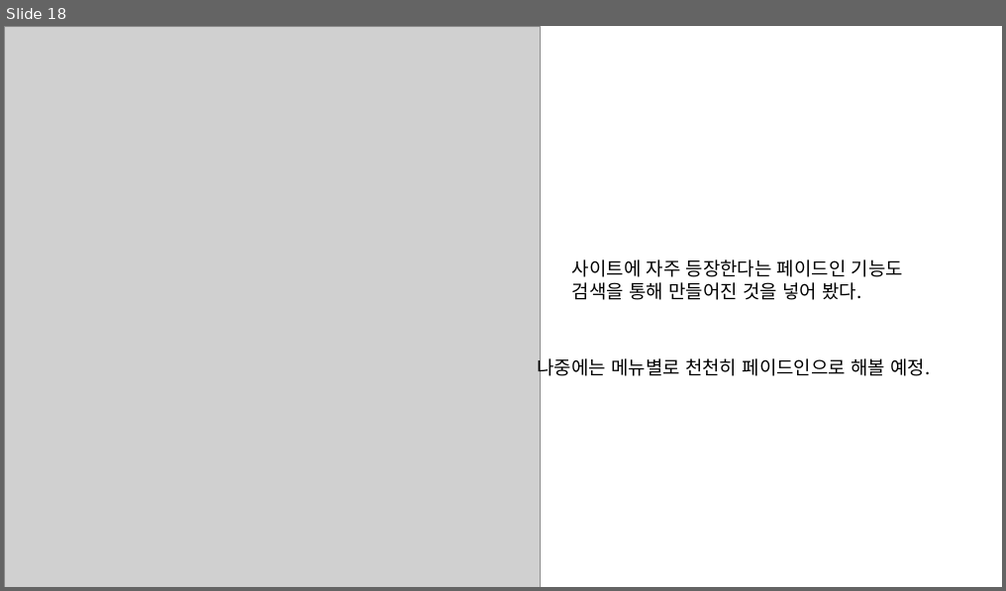
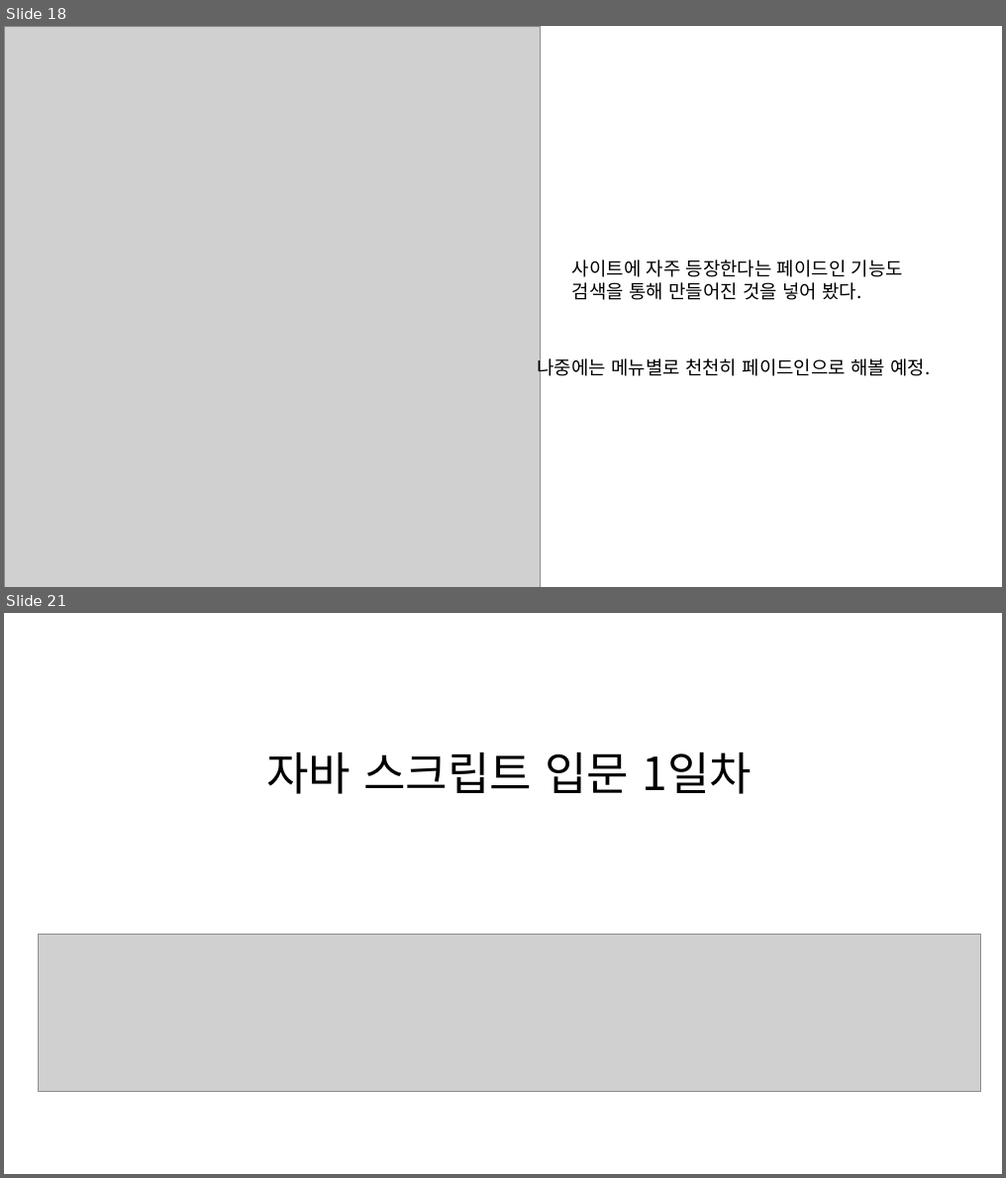
Before and after one commit to ehls1234/Coffee-web, a slide deck: 일지.pptx. Shown one above the other, each under a label of ours: slide 18 before the commit, slides 18 and 21 after it; the slides between them are not shown. The pictures are 1006x591 and 1006x1178 pixels, drawn with LibreOffice and Linux fonts; fonts in the diff are those of the drawing; grey boxes stand for pictures. Boxes give left, top, right and bottom in pixels: in the first picture for what was removed or moved away, otherwise in the second. Text is boxed around its words. In the diff, an @@ line names an element or a change of style, - is before the commit and + after.

```diff
--- a/일지.pptx
+++ b/일지.pptx
@@ slide 21 added at box(4, 613, 1002, 1174), background #FFFFFF @@
@@ title added at box(266, 752, 752, 794), 44 pt, text #000000 @@
+자바 스크립트 입문 1일차
@@ picture added at box(39, 934, 980, 1091) @@
```
Also in this commit, not shown: 4 other slides added, 14 other files.
